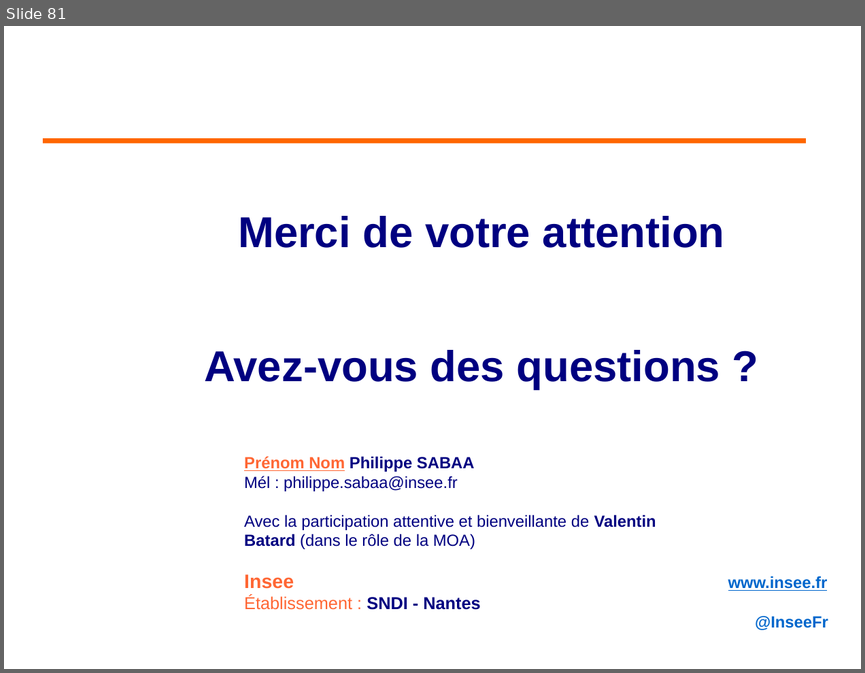
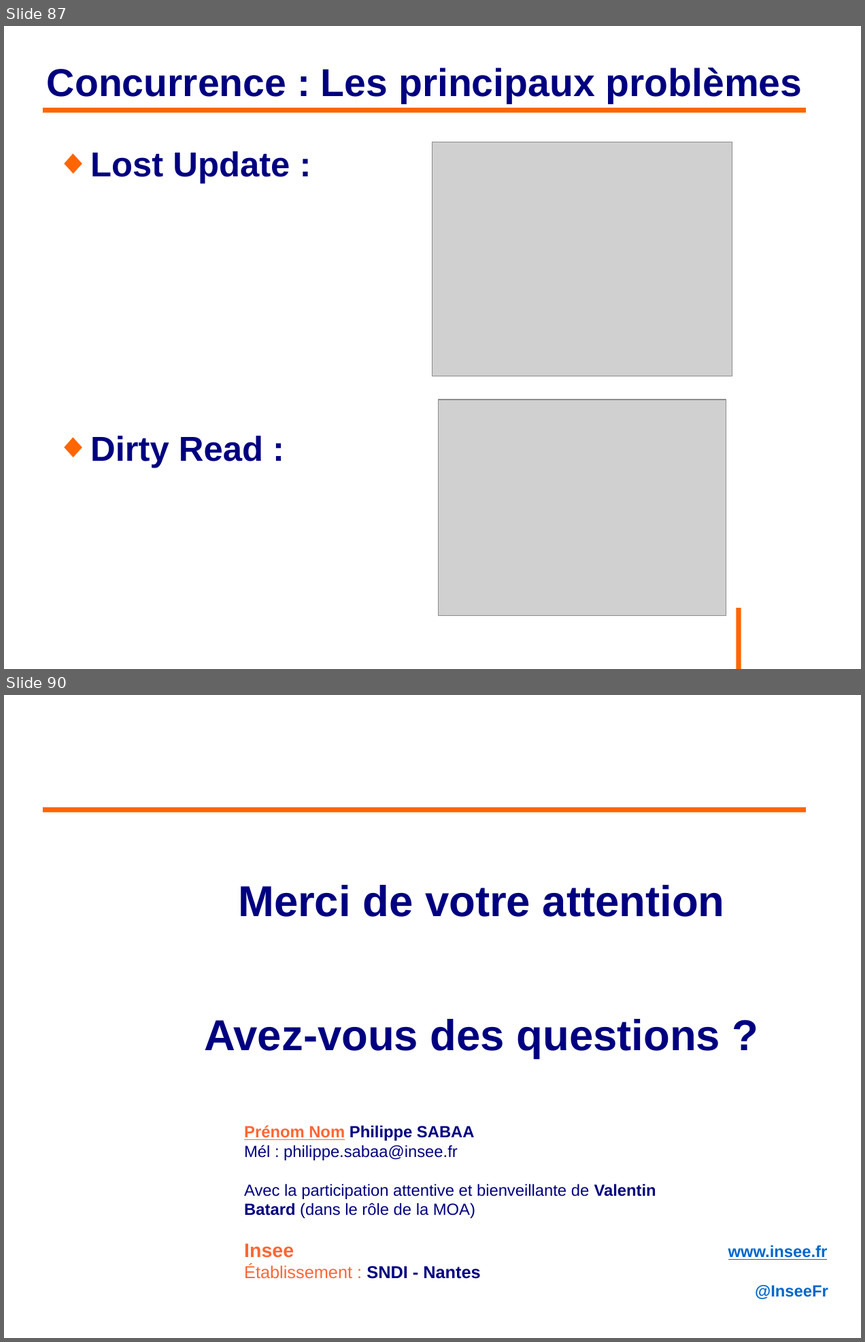
Before and after one commit to philphils/formation-hibernate-avancee, a slide deck: Documentation/diapo_formation_hibernate_avancee.odp. Shown one above the other, each under a label of ours: slide 81 before the commit, slides 87 and 90 after it; the slides between them are not shown. The pictures are 865x673 and 865x1342 pixels, drawn with LibreOffice and Linux fonts; fonts in the diff are those of the drawing; grey boxes stand for pictures; background and template pictures are left out. Boxes give left, top, right and bottom in pixels: in the first picture for what was removed or moved away, otherwise in the second. Text is boxed around its words. In the diff, an @@ line names an element or a change of style, - is before the commit and + after.

```diff
--- a/Documentation/diapo_formation_hibernate_avancee.odp
+++ b/Documentation/diapo_formation_hibernate_avancee.odp
@@ slide 87 added at box(4, 26, 861, 669), background #FFFFFF @@
@@ title added at box(47, 67, 802, 104), 36 pt, text #000080, bold @@
+Concurrence : Les principaux problèmes
@@ line added from (43, 110) to (806, 110), #FF6600 4.54 pt @@
@@ picture added at box(432, 142, 732, 376) @@
@@ text added at box(90, 151, 290, 467), 32 pt, text #000080, bold @@
+◆ Lost Update :
+◆ Dirty Read :
@@ picture added at box(439, 399, 726, 616) @@
@@ line added from (738, 607) to (738, 669), #FF6600 4.54 pt @@
@@ what was slide 81 is now slide 90 @@
```
Also in this commit, not shown: 2 slides changed, 8 other slides added.
